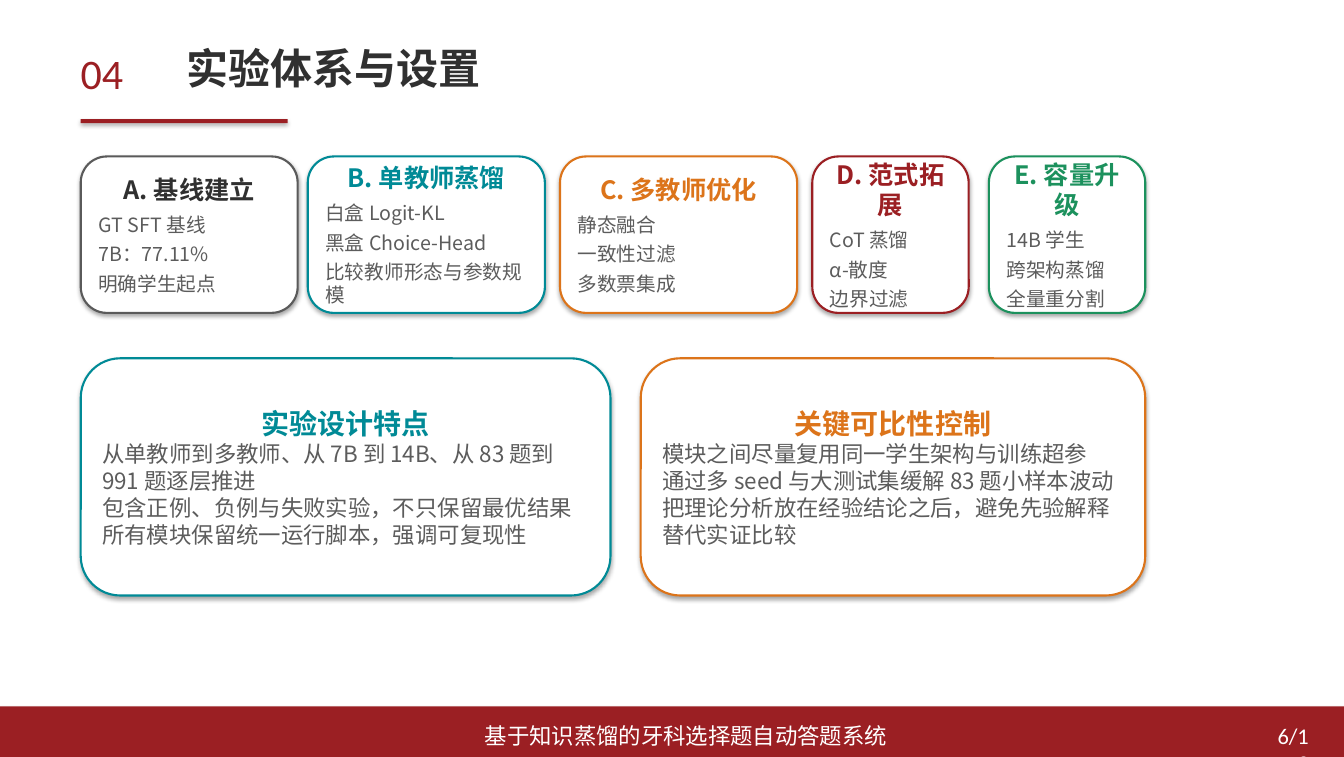
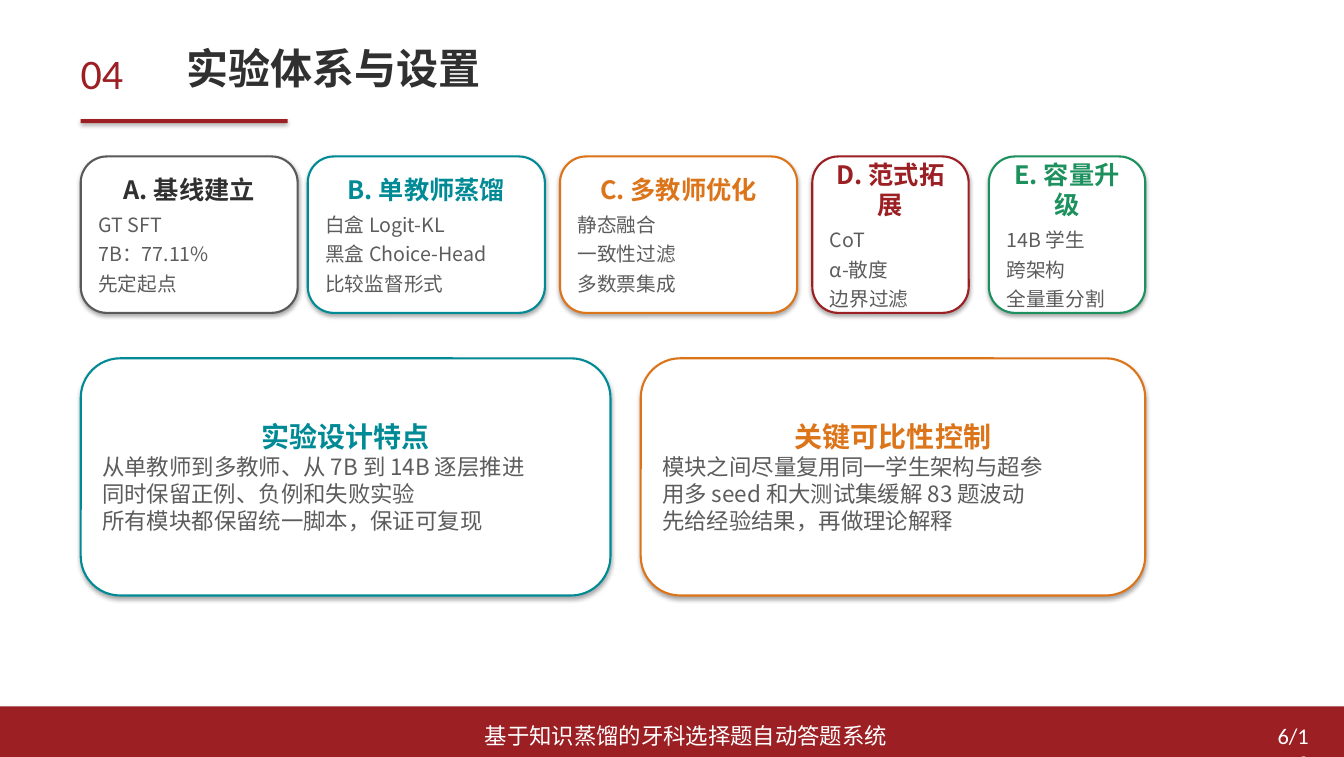
Before and after one commit to arthaschan/mentalDistill, a slide deck: slide 6 of thesis/答辩/论文汇报PPT_模板风格版.pptx. Drawn at 1344x757 pixels with LibreOffice and Linux fonts; fonts in the diff are those of the drawing. Boxes give left, top, right and bottom in pixels: in the first picture for what was removed or moved away, otherwise in the second. Text is boxed around its words. In the diff, an @@ line names an element or a change of style, - is before the commit and + after.

```diff
--- a/thesis/答辩/论文汇报PPT_模板风格版.pptx
+++ b/thesis/答辩/论文汇报PPT_模板风格版.pptx
@@ text in rounded rectangle at (x1=98, y1=217, x2=162, y2=232): text changed @@
-GT SFT 基线
+GT SFT
@@ text in rounded rectangle at (x1=830, y1=232, x2=865, y2=247): text changed @@
-CoT 蒸馏
+CoT
@@ text in rounded rectangle at (x1=1006, y1=260, x2=1065, y2=279): text changed @@
-跨架构蒸馏
+跨架构
@@ text in rounded rectangle at (x1=98, y1=274, x2=177, y2=293): text changed @@
-明确学生起点
+先定起点
@@ text in rounded rectangle at (x1=325, y1=274, x2=443, y2=293): text changed @@
-比较教师形态与参数规模
+比较监督形式
@@ text in rounded rectangle at (x1=102, y1=456, x2=525, y2=531): text changed @@
-从单教师到多教师、从 7B 到 14B、从 83 题到 991 题逐层推进
-包含正例、负例与失败实验，不只保留最优结果
-所有模块保留统一运行脚本，强调可复现性
+从单教师到多教师、从 7B 到 14B 逐层推进
+同时保留正例、负例和失败实验
+所有模块都保留统一脚本，保证可复现
@@ text in rounded rectangle at (x1=662, y1=456, x2=1042, y2=531): text changed @@
-模块之间尽量复用同一学生架构与训练超参
-通过多 seed 与大测试集缓解 83 题小样本波动
-把理论分析放在经验结论之后，避免先验解释替代实证比较
+模块之间尽量复用同一学生架构与超参
+用多 seed 和大测试集缓解 83 题波动
+先给经验结果，再做理论解释
```
Also in this commit, not shown: 11 other slides changed, 10 other files.
